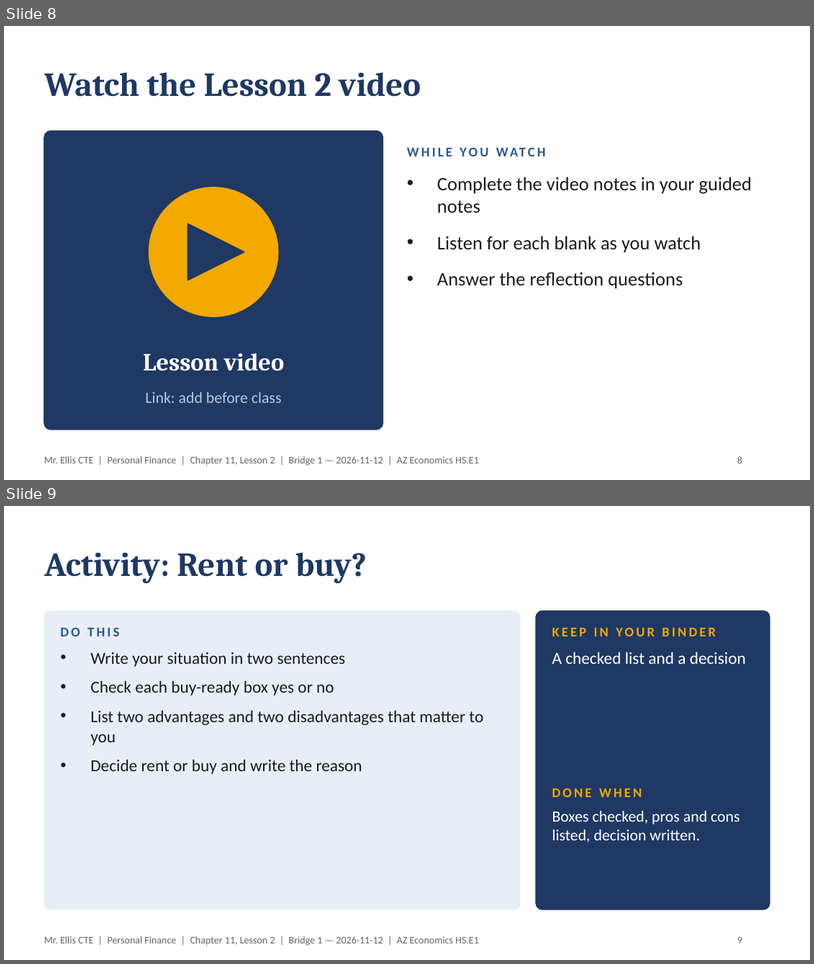
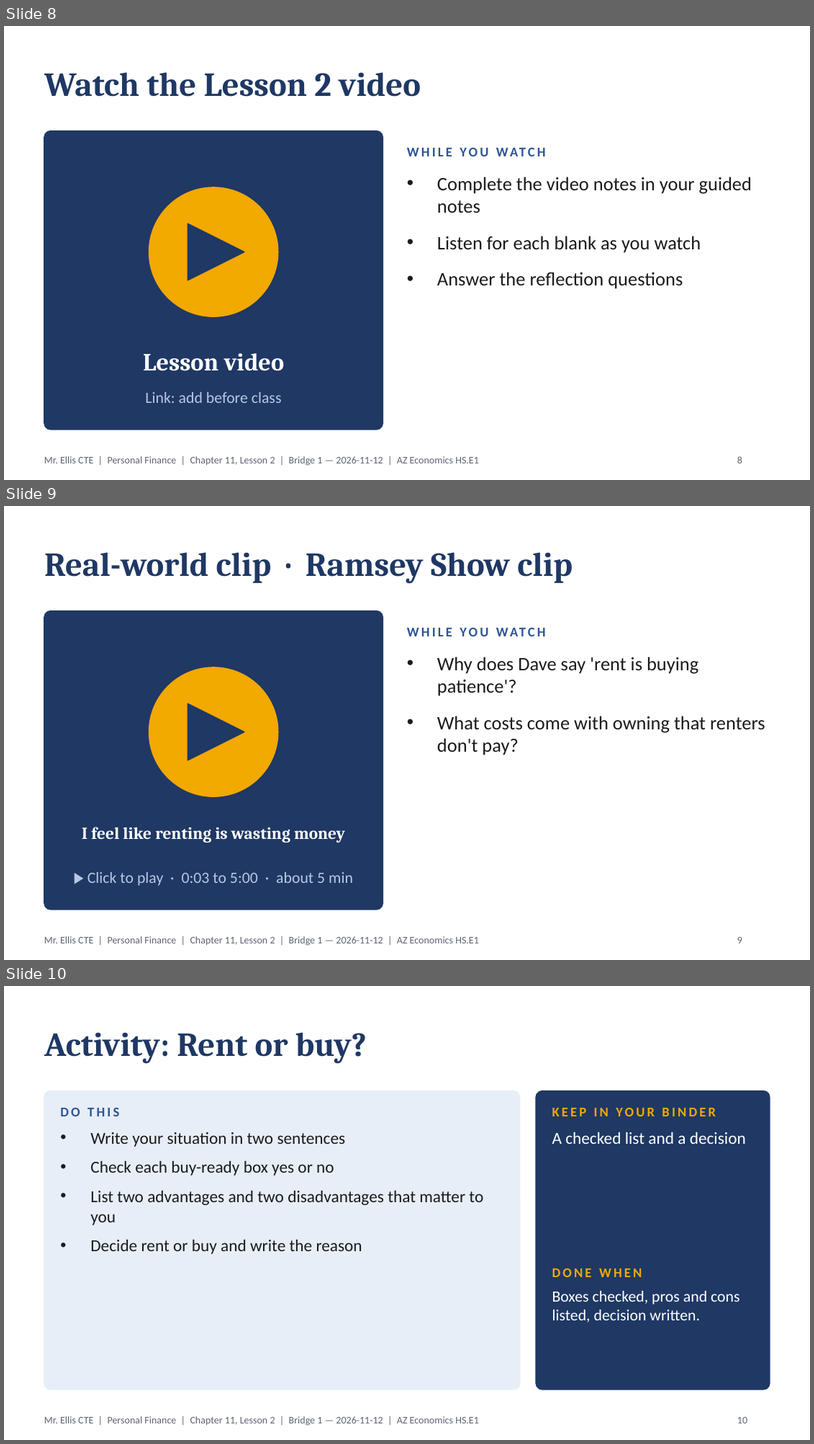
Before and after one commit to highgroundthree-art/electrical-el1-study-guides, a slide deck: financial-comprehension/personal/chapter-11/L2_Renting_vs_Owning.pptx. Shown one above the other, each under a label of ours: slides 8 and 9 before the commit, slides 8, 9 and 10 after it. The pictures are 814x964 and 814x1444 pixels, drawn with LibreOffice and Linux fonts; fonts in the diff are those of the drawing. Boxes give left, top, right and bottom in pixels: in the first picture for what was removed or moved away, otherwise in the second. Text is boxed around its words. In the diff, an @@ line names an element or a change of style, - is before the commit and + after.

```diff
--- a/financial-comprehension/personal/chapter-11/L2_Renting_vs_Owning.pptx
+++ b/financial-comprehension/personal/chapter-11/L2_Renting_vs_Owning.pptx
@@ slide 9 added at (x1=4, y1=506, x2=810, y2=960), background #FFFFFF; not listed: 1 template element that a slide beside it also shows @@
@@ title added at (x1=44, y1=552, x2=573, y2=583), 30 pt, text #1F3864, bold @@
+Real-world clip · Ramsey Show clip
@@ rounded rectangle added at (x1=44, y1=611, x2=383, y2=909), fill #1F3864, outline #1F3864 1 pt @@
@@ text added at (x1=407, y1=619, x2=770, y2=643), 12 pt, text #2E5597, bold @@
+WHILE YOU WATCH
@@ text added at (x1=437, y1=656, x2=766, y2=755), 17 pt, text #1B1B1B @@
+• Why does Dave say 'rent is buying patience'?
+• What costs come with owning that renters don't pay?
@@ ellipse added at (x1=149, y1=667, x2=278, y2=796), fill #F2A900, outline #F2A900 1 pt @@
@@ triangle added at (x1=188, y1=703, x2=244, y2=760), fill #1F3864, outline #1F3864 1 pt @@
@@ text added at (x1=82, y1=826, x2=345, y2=842), 15 pt, text #FFFFFF, bold @@
+I feel like renting is wasting money
@@ text added at (x1=88, y1=872, x2=353, y2=885), 14 pt, text #B8C7E3 @@
+▶ Click to play · 0:03 to 5:00 · about 5 min
@@ page number added at (x1=738, y1=937, x2=743, y2=943), 9 pt, text #5B6472 @@
+9
@@ what was slide 9 is now slide 10 @@
@@ page number at (x1=738, y1=1417, x2=748, y2=1423): text changed @@
-9
+10
```
Also in this commit, not shown: 34 other files.
